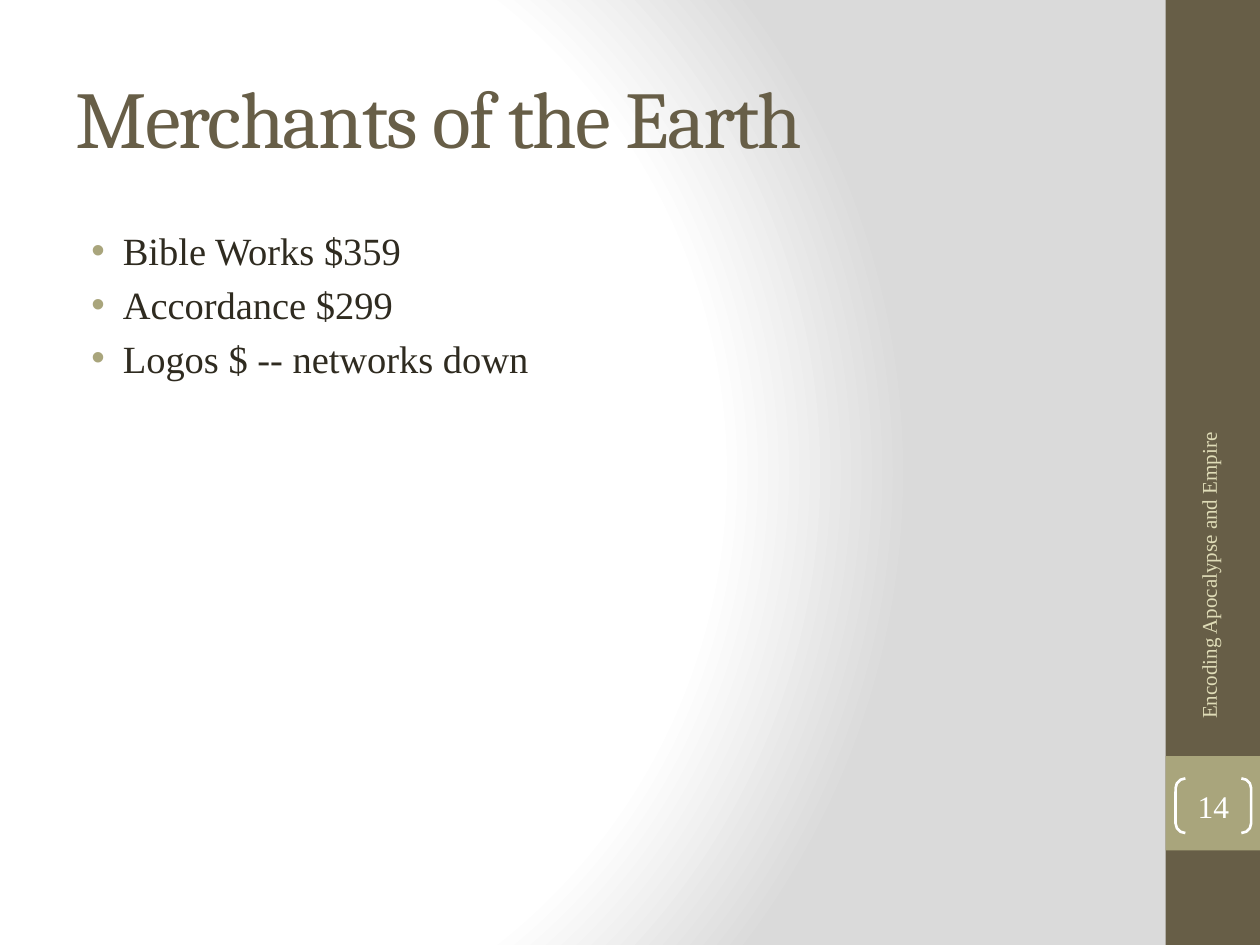
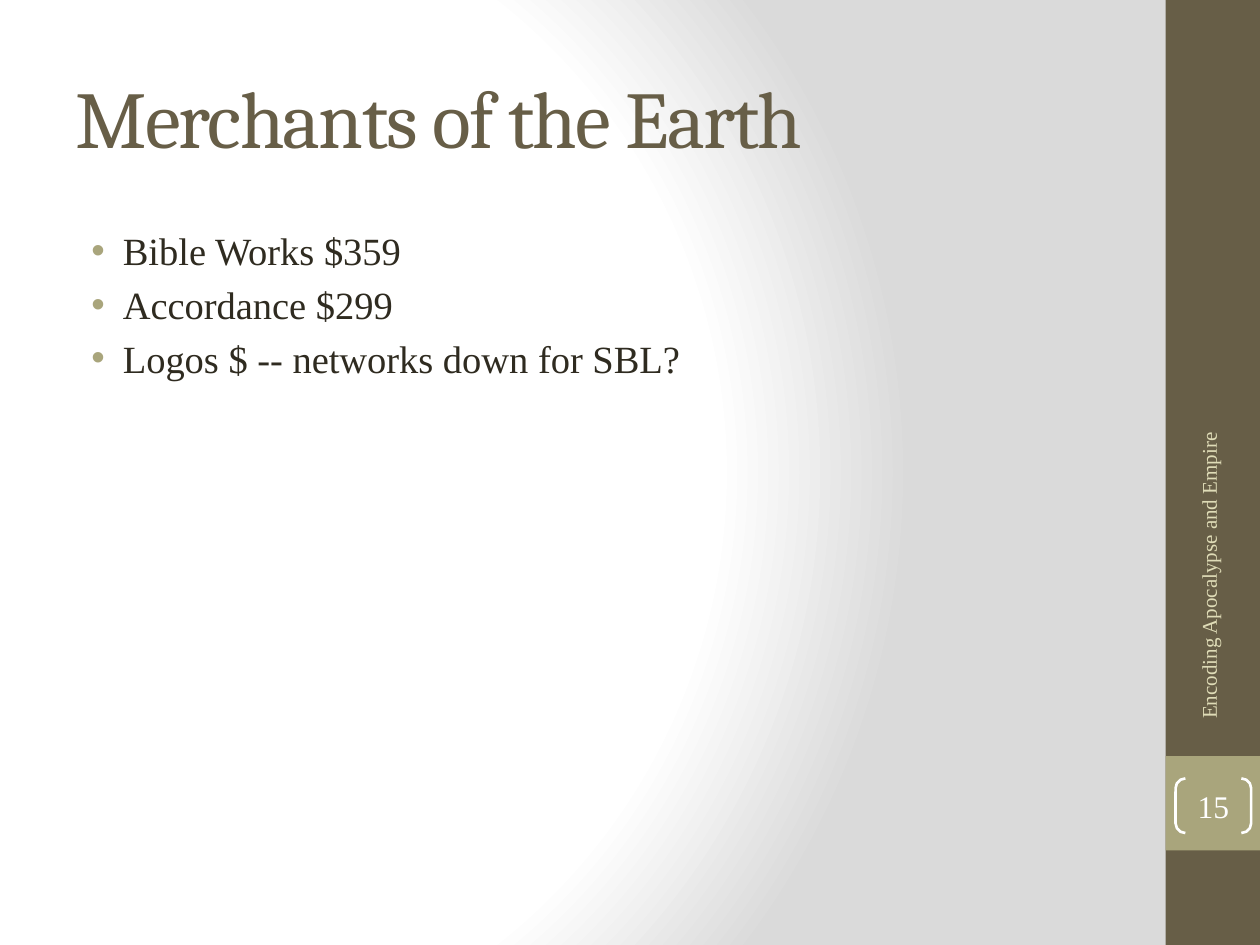
Before and after one commit to EncodingRevelation/revelation, a slide deck: slide 15 of slides/encoding apocalypse and empire ppt.pptx (slide 14 before the commit). Drawn at 1260x945 pixels with LibreOffice and Linux fonts; fonts in the diff are those of the drawing. Boxes give left, top, right and bottom in pixels: in the first picture for what was removed or moved away, otherwise in the second. Text is boxed around its words. In the diff, an @@ line names an element or a change of style, - is before the commit and + after.

```diff
--- a/slides/encoding apocalypse and empire ppt.pptx
+++ b/slides/encoding apocalypse and empire ppt.pptx
@@ text at (123, 346, 679, 381): text changed @@
-• Logos $ -- networks down
+• Logos $ -- networks down for SBL?
@@ page number at (1198, 797, 1229, 818): text changed @@
-14
+15
```
Also in this commit, not shown: 2 other slides changed, 1 slide added, 1 other file.
